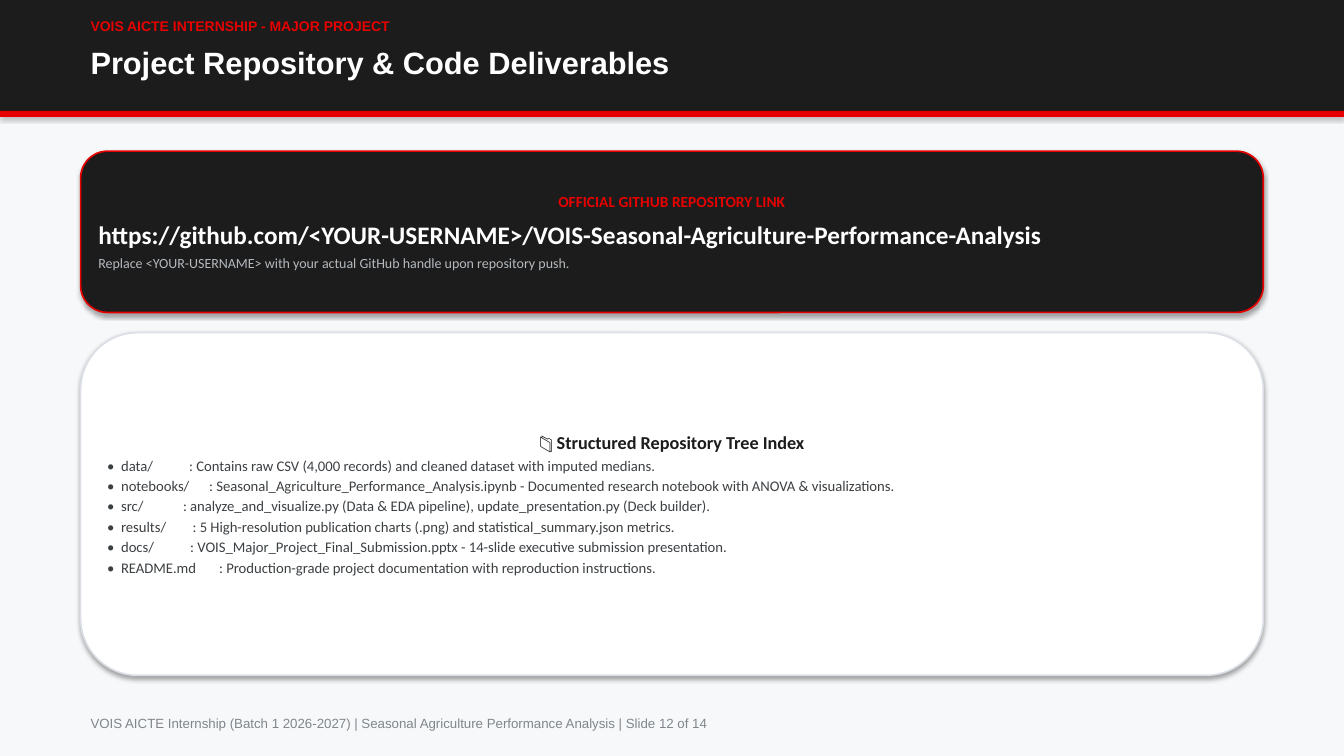
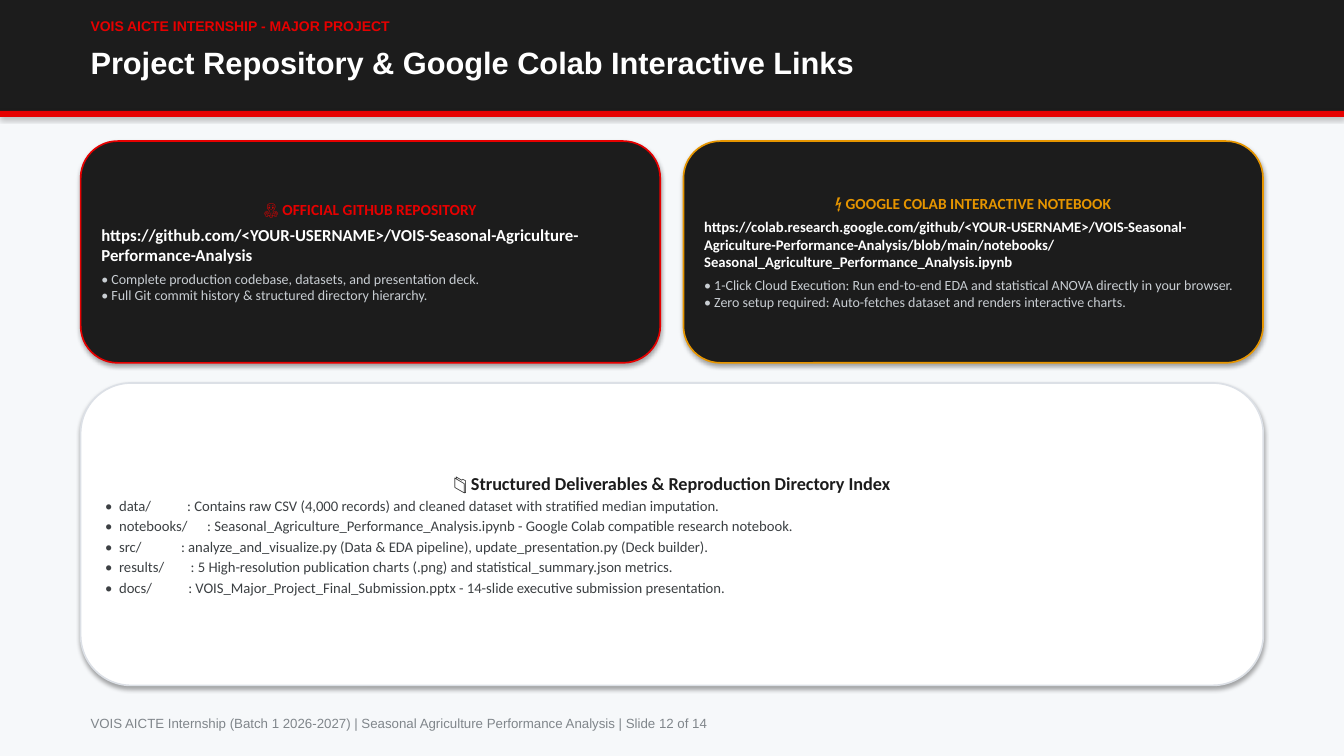
Before and after one commit to princex100/VOIS-Seasonal-Agriculture-Performance-Analysis, a slide deck: slide 12 of docs/VOIS_Major_Project_Final_Submission.pptx. Drawn at 1344x756 pixels with LibreOffice and Linux fonts; fonts in the diff are those of the drawing. Boxes give left, top, right and bottom in pixels: in the first picture for what was removed or moved away, otherwise in the second. Text is boxed around its words. In the diff, an @@ line names an element or a change of style, - is before the commit and + after.

Commit message:
feat: add Google Colab 1-click execution support and update Slide 12 in presentation deck

```diff
--- a/docs/VOIS_Major_Project_Final_Submission.pptx
+++ b/docs/VOIS_Major_Project_Final_Submission.pptx
@@ text at bbox=[91, 51, 853, 79]: text changed @@
-Project Repository & Code Deliverables
+Project Repository & Google Colab Interactive Links
@@ rounded rectangle "🐙 OFFICIAL GITHUB REPOSITORY": place and size @@
-rounded rectangle "🐙 OFFICIAL GITHUB REPOSITORY" at bbox=[81, 151, 1263, 313]
+rounded rectangle "🐙 OFFICIAL GITHUB REPOSITORY" at bbox=[81, 141, 660, 363]
@@ rounded rectangle added at bbox=[684, 141, 1263, 363], fill #1C1C1C, outline #E69500 1.2 pt, 10.5 pt, text #FFFFFF, bold @@
+⚡ GOOGLE COLAB INTERACTIVE NOTEBOOK
+https://colab.research.google.com/github/<YOUR-USERNAME>/VOIS-Seasonal-Agriculture-Performance-Analysis/blob/main/notebooks/Seasonal_Agriculture_Performance_Analysis.ipynb
+• 1-Click Cloud Execution: Run end-to-end EDA and statistical ANOVA directly in your browser.
+• Zero setup required: Auto-fetches dataset and renders interactive charts.
@@ text in rounded rectangle at bbox=[282, 205, 476, 215]: text changed @@
-OFFICIAL GITHUB REPOSITORY LINK
+🐙 OFFICIAL GITHUB REPOSITORY
@@ text in rounded rectangle at bbox=[101, 229, 578, 264]: size 18 to 12 pt in "https://github.com/<YOUR-USERNAME>/VOIS-Seasonal-Agriculture ..."; less space between paragraphs @@
@@ text in rounded rectangle at bbox=[111, 274, 479, 303]: text changed; text colour #B4B9BE to #C8CDD2 @@
-Replace <YOUR-USERNAME> with your actual GitHub handle upon repository push.
+• Complete production codebase, datasets, and presentation deck.
+• Full Git commit history & structured directory hierarchy.
@@ rounded rectangle "📁 Structured Deliverables & Reproduction ...": place and size @@
-rounded rectangle "📁 Structured Deliverables & Reproduction ..." at bbox=[81, 333, 1263, 676]
+rounded rectangle "📁 Structured Deliverables & Reproduction ..." at bbox=[81, 383, 1263, 686]
@@ text in rounded rectangle at bbox=[119, 477, 891, 534]: text changed @@
-📁 Structured Repository Tree Index
-• data/ : Contains raw CSV (4,000 records) and cleaned dataset with imputed medians.
-• notebooks/ : Seasonal_Agriculture_Performance_Analysis.ipynb - Documented research notebook with ANOVA & visualizations.
+📁 Structured Deliverables & Reproduction Directory Index
+• data/ : Contains raw CSV (4,000 records) and cleaned dataset with stratified median imputation.
+• notebooks/ : Seasonal_Agriculture_Performance_Analysis.ipynb - Google Colab compatible research notebook.
@@ text in rounded rectangle at bbox=[121, 563, 655, 576]: paragraph removed @@
-• README.md : Production-grade project documentation with reproduction instructions.
```
Also in this commit, not shown: 4 other files.
